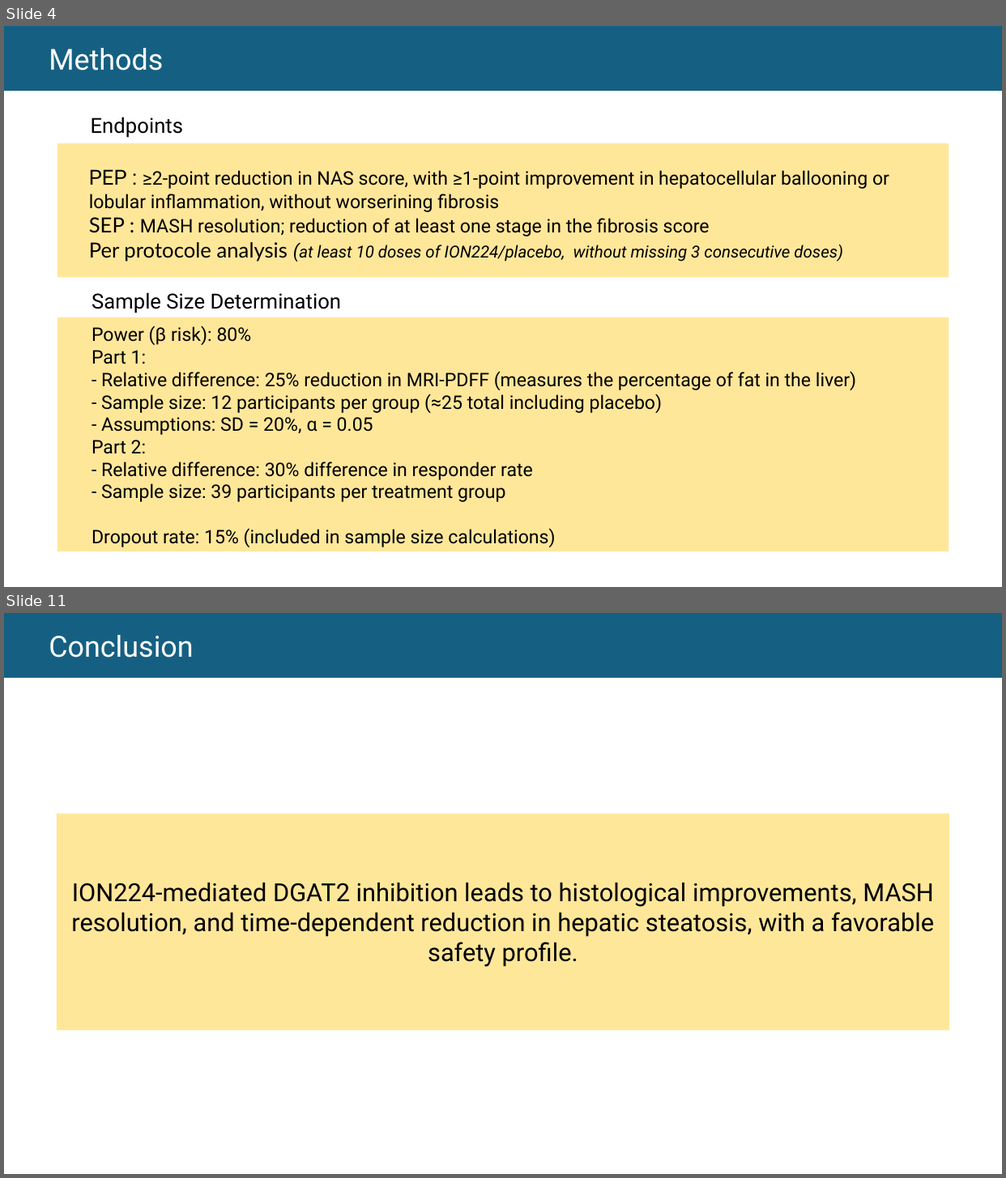
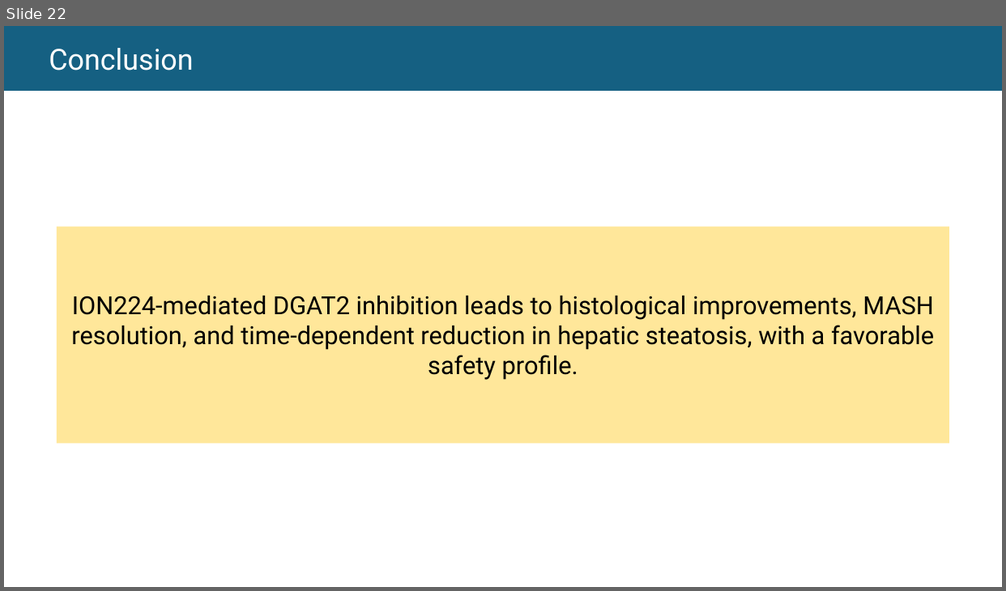
Before and after one commit to thomashusson29/M2biostatistiques, a slide deck: S1/devoirEO/Oral M2.pptx. Shown one above the other, each under a label of ours: slides 4 and 11 before the commit, slide 22 after it; the slides between them are not shown. The pictures are 1006x1178 and 1006x591 pixels, drawn with LibreOffice and Linux fonts; fonts in the diff are those of the drawing. Boxes give left, top, right and bottom in pixels: in the first picture for what was removed or moved away, otherwise in the second. Text is boxed around its words. In the diff, an @@ line names an element or a change of style, - is before the commit and + after.

```diff
--- a/S1/devoirEO/Oral M2.pptx
+++ b/S1/devoirEO/Oral M2.pptx
@@ slide 4 removed at (x1=4, y1=26, x2=1002, y2=587), background #FFFFFF @@
@@ rectangle removed at (x1=4, y1=26, x2=1002, y2=90) @@
-  Methods
@@ text removed at (x1=91, y1=117, x2=183, y2=138) @@
-Endpoints
@@ rectangle removed at (x1=57, y1=143, x2=948, y2=278) @@
@@ text removed at (x1=89, y1=169, x2=889, y2=262) @@
-PEP : ≥2-point reduction in NAS score, with ≥1-point improvement in hepatocellular ballooning or lobular inflammation, without worserining fibrosis
-SEP : MASH resolution; reduction of at least one stage in the fibrosis score
-Per protocole analysis (at least 10 doses of ION224/placebo, without missing 3 consecutive doses)
@@ text removed at (x1=91, y1=292, x2=342, y2=314) @@
-Sample Size Determination
@@ rectangle removed at (x1=57, y1=318, x2=948, y2=552) @@
@@ text removed at (x1=91, y1=326, x2=856, y2=548) @@
-Power (β risk): 80%
-Part 1:
-- Relative difference: 25% reduction in MRI-PDFF (measures the percentage of fat in the liver)
-- Sample size: 12 participants per group (≈25 total including placebo)
-- Assumptions: SD = 20%, α = 0.05
-Part 2:
-- Relative difference: 30% difference in responder rate
-- Sample size: 39 participants per treatment group
-Dropout rate: 15% (included in sample size calculations)
@@ what was slide 11 is now slide 22 @@
```
Also in this commit, not shown: 3 slides changed, 18 slides added, 6 other slides removed, 31 other files.
